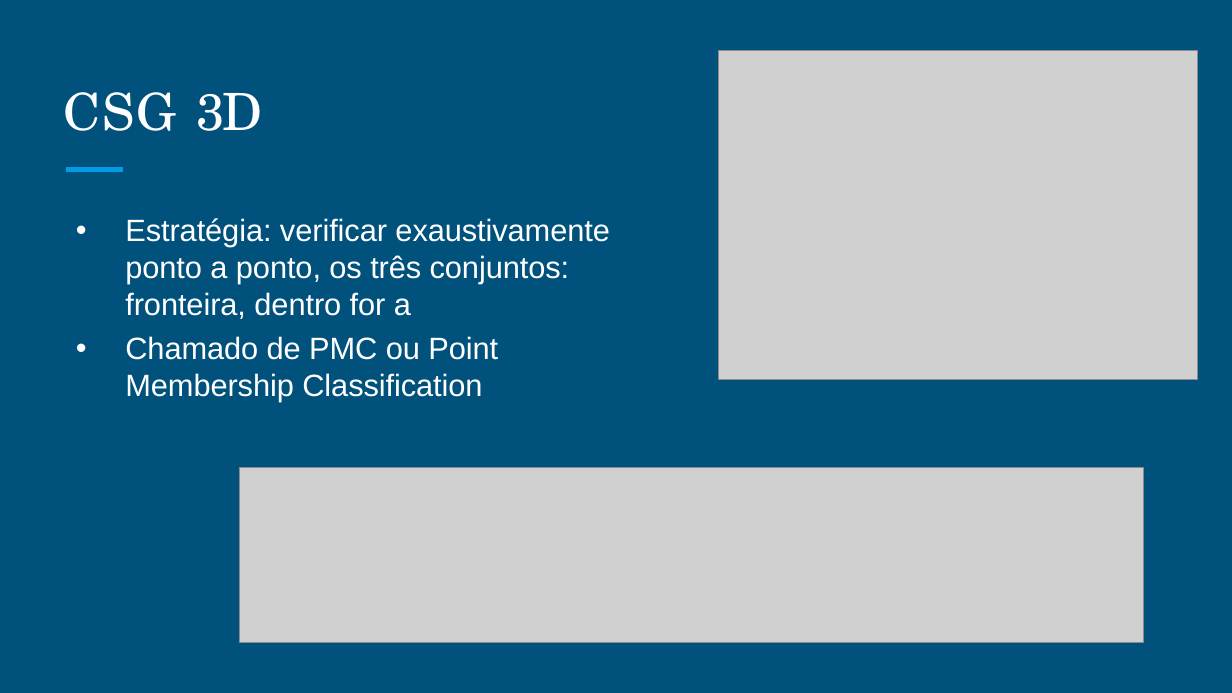
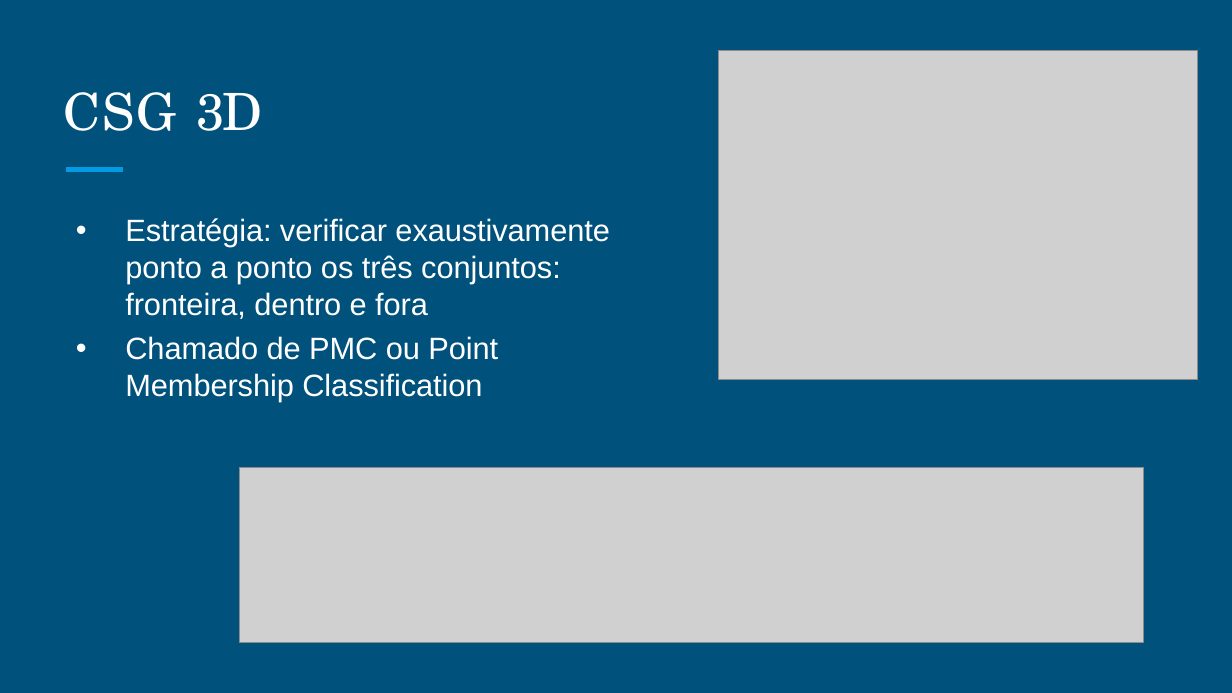
Before and after one commit to Matheus-Santos-Araujo/CSG-3D, a slide deck: slide 3 of CSG 3D.pptx. Drawn at 1232x693 pixels with LibreOffice and Linux fonts; fonts in the diff are those of the drawing; grey boxes stand for pictures; background and template pictures are left out. Boxes give left, top, right and bottom in pixels: in the first picture for what was removed or moved away, otherwise in the second. Text is boxed around its words. In the diff, an @@ line names an element or a change of style, - is before the commit and + after.

```diff
--- a/CSG 3D.pptx
+++ b/CSG 3D.pptx
@@ text at [125,218,609,319]: text changed @@
-• Estratégia: verificar exaustivamente ponto a ponto, os três conjuntos: fronteira, dentro for a
+• Estratégia: verificar exaustivamente ponto a ponto os três conjuntos: fronteira, dentro e fora
```
Also in this commit, not shown: 1 other slide changed.
